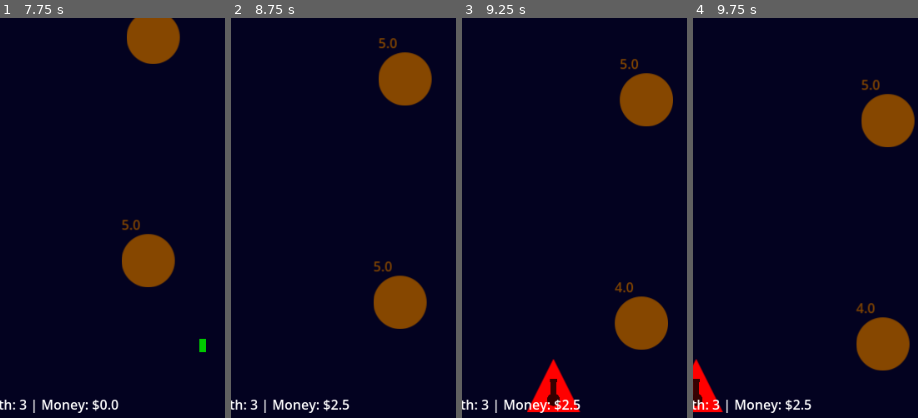
Above: before the commit, frames 1-4 (left to right).
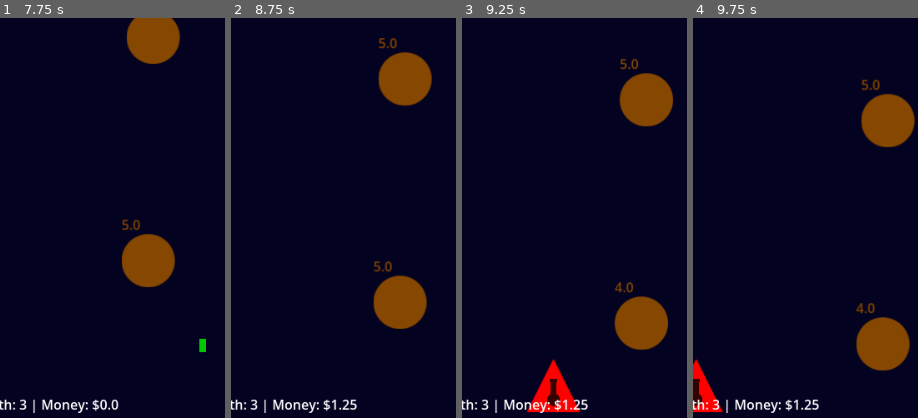
Above: after the commit, the same moments.

Repository: SirLaughy/Space-Shooter
Game: Godot game, scene res://Scenes/root.tscn
Same seed, same stepped clock (60 frames per second), same inputs: the game is played once before the commit and once after it.
Inputs:
- Up to frame 1 (7.75 s): hold D (move_right) 0.53-2.03 s; hold A (move_left) 2.03-4.28 s; hold D (move_right) from 4.28 s (still down)
- Up to frame 2 (8.75 s): release D (move_right) at 8.03 s; hold A (move_left) from 8.03 s (still down)
- Up to frame 3 (9.25 s): keep holding A (move_left)
- Up to frame 4 (9.75 s): release A (move_left) at 9.53 s; hold D (move_right) from 9.53 s (still down)
The pictures show only the part of the screen within x 8-58%, y 50-100%; the shares and areas given below are measured in that part.

Frame 1 is identical in both runs. In frame 2, 0.2% of the frame differs, in the area x 44-56%, y 95-98%; in frame 3, 0.2%; in frame 4, 0.2%.

Commit message:
implemented a dead condition to components that trigger on death so they only trigger once, removed free on exit component and replaced it with endzones at the top and bottom of play area to delete anything that touches it

Diff:
--- a/Scenes/Actors/basic_enemy.tscn
+++ b/Scenes/Actors/basic_enemy.tscn
@@ -3,7 +3,6 @@
 [ext_resource type="Script" uid="uid://b2e1y2vqaoycf" path="res://Scripts/Actors/Entity.gd" id="1_rw6qj"]
 [ext_resource type="Texture2D" uid="uid://cmron1gvp6nbe" path="res://Assets/Prototype Art/prototype art.svg" id="2_nx0hv"]
 [ext_resource type="Script" uid="uid://blo8u2akdfi12" path="res://Scripts/Components/Movement/movement.gd" id="2_r52uv"]
-[ext_resource type="Script" uid="uid://byjaa8gqlho7j" path="res://Scripts/Components/free_on_exit.gd" id="3_7iac5"]
 [ext_resource type="Script" uid="uid://bkchk644uk72" path="res://Scripts/Components/hurt_box.gd" id="4_cl7dj"]
 [ext_resource type="Script" uid="uid://cey6m51q4hufu" path="res://Scripts/health_label.gd" id="5_rt4wu"]
 [ext_resource type="Script" uid="uid://cusltpl1sylg6" path="res://Scripts/Components/Movement/side_to_side_movement_input.gd" id="5_ssjx5"]
@@ -93,11 +92,6 @@
 movement_time = 10.0
 metadata/_custom_type_script = "uid://dpadanjoouurt"
 
-[node name="FreeOnExit" type="VisibleOnScreenNotifier2D" parent="." unique_id=142007006 node_paths=PackedStringArray("actor")]
-script = ExtResource("3_7iac5")
-actor = NodePath("..")
-metadata/_custom_type_script = "uid://byjaa8gqlho7j"
-
 [node name="HurtBox" type="Area2D" parent="." unique_id=1446782888 node_paths=PackedStringArray("actor")]
 collision_layer = 8
 script = ExtResource("4_cl7dj")
--- a/Scenes/Actors/small_asteroid.tscn
+++ b/Scenes/Actors/small_asteroid.tscn
@@ -10,7 +10,6 @@
 [ext_resource type="Script" uid="uid://cusltpl1sylg6" path="res://Scripts/Components/Movement/side_to_side_movement_input.gd" id="7_xbm60"]
 [ext_resource type="Resource" uid="uid://c0qbxlnqj2ucw" path="res://Resources/small_asteroid_movement_stats.tres" id="8_1ehkt"]
 [ext_resource type="Script" uid="uid://ccax6q20ipl6i" path="res://Scripts/Components/Movement/simple_vertical_movement_input.gd" id="9_bt1xp"]
-[ext_resource type="Script" uid="uid://byjaa8gqlho7j" path="res://Scripts/Components/free_on_exit.gd" id="10_d38hx"]
 [ext_resource type="Script" uid="uid://dkwsviw2kibyj" path="res://Scripts/Components/drops_component.gd" id="12_h70rf"]
 
 [sub_resource type="AtlasTexture" id="AtlasTexture_fy3wv"]
@@ -81,13 +80,6 @@
 movement_stats = ExtResource("8_1ehkt")
 metadata/_custom_type_script = "uid://ccax6q20ipl6i"
 
-[node name="FreeOnExit" type="VisibleOnScreenNotifier2D" parent="." unique_id=1931858069 node_paths=PackedStringArray("actor")]
-position = Vector2(4.0000005, 5.9999995)
-rect = Rect2(-7.6555595, -9.687408, 7.4963217, 7.4963274)
-script = ExtResource("10_d38hx")
-actor = NodePath("..")
-metadata/_custom_type_script = "uid://byjaa8gqlho7j"
-
 [node name="DropsComponent" type="Node" parent="." unique_id=382596945 node_paths=PackedStringArray("health_component")]
 script = ExtResource("12_h70rf")
 health_component = NodePath("../Health")
--- a/Scenes/projectile.tscn
+++ b/Scenes/projectile.tscn
@@ -2,7 +2,6 @@
 
 [ext_resource type="Script" uid="uid://cqjmeqr8n2lgx" path="res://Scripts/Actors/projectile.gd" id="1_rsyq6"]
 [ext_resource type="Texture2D" uid="uid://cmron1gvp6nbe" path="res://Assets/Prototype Art/prototype art.svg" id="2_yr2qt"]
-[ext_resource type="Script" uid="uid://byjaa8gqlho7j" path="res://Scripts/Components/free_on_exit.gd" id="3_tl4hk"]
 [ext_resource type="Script" uid="uid://4c64x2s8e5tr" path="res://Scripts/Components/Movement/projectile_movement.gd" id="6_cgh1o"]
 [ext_resource type="Script" uid="uid://dxp1434xbslk7" path="res://Scripts/label.gd" id="6_cu5m1"]
 [ext_resource type="Script" uid="uid://bkchk644uk72" path="res://Scripts/Components/hurt_box.gd" id="7_cu5m1"]
@@ -32,11 +31,6 @@
 [node name="ProjectileSprite" type="Sprite2D" parent="." unique_id=2013167737]
 texture = SubResource("AtlasTexture_tl4hk")
 
-[node name="FreeOnExit" type="VisibleOnScreenNotifier2D" parent="." unique_id=13713890 node_paths=PackedStringArray("actor")]
-script = ExtResource("3_tl4hk")
-actor = NodePath("..")
-metadata/_custom_type_script = "uid://byjaa8gqlho7j"
-
 [node name="ProjectileMovement" type="Node" parent="." unique_id=646664162 node_paths=PackedStringArray("actor")]
 script = ExtResource("6_cgh1o")
 actor = NodePath("..")
--- a/Scenes/root.tscn
+++ b/Scenes/root.tscn
@@ -7,12 +7,19 @@
 [ext_resource type="Script" uid="uid://b4t7xkavecyus" path="res://Scripts/Managers/inventory_manager.gd" id="4_dun2r"]
 [ext_resource type="PackedScene" uid="uid://cou1jnf3l7lt6" path="res://Scenes/one_time_spawner.tscn" id="6_ckhy6"]
 [ext_resource type="PackedScene" uid="uid://smbk4472658i" path="res://Scenes/Actors/basic_spawner.tscn" id="7_dun2r"]
+[ext_resource type="Script" uid="uid://dagpve7rks57j" path="res://Scripts/end_zone.gd" id="8_r3lo5"]
 
 [sub_resource type="RectangleShape2D" id="RectangleShape2D_c3mwy"]
 size = Vector2(250, 1000)
 
 [sub_resource type="RectangleShape2D" id="RectangleShape2D_vnucn"]
-size = Vector2(22.75, 1262)
+size = Vector2(22.75, 1663)
+
+[sub_resource type="RectangleShape2D" id="RectangleShape2D_r3lo5"]
+size = Vector2(534, 93)
+
+[sub_resource type="RectangleShape2D" id="RectangleShape2D_qtxxq"]
+size = Vector2(534, 90)
 
 [node name="Root" type="Node2D" unique_id=1123869047]
 script = ExtResource("1_vnucn")
@@ -47,11 +54,11 @@
 collision_mask = 11
 
 [node name="CollisionShape2D_left" type="CollisionShape2D" parent="Walls" unique_id=849977564]
-position = Vector2(-9, 342)
+position = Vector2(-9, 542.5)
 shape = SubResource("RectangleShape2D_vnucn")
 
 [node name="CollisionShape2D_left2" type="CollisionShape2D" parent="Walls" unique_id=1341654970]
-position = Vector2(549, 344)
+position = Vector2(549, 542)
 shape = SubResource("RectangleShape2D_vnucn")
 
 [node name="HUD" type="CanvasLayer" parent="." unique_id=1945069087]
@@ -78,3 +85,18 @@
 
 [node name="OneTimeSpawner3" parent="OneTimeSpawners" unique_id=278916971 instance=ExtResource("6_ckhy6")]
 position = Vector2(88, 410)
+
+[node name="EndZone" type="Area2D" parent="." unique_id=1259921274]
+collision_layer = 32
+collision_mask = 14
+script = ExtResource("8_r3lo5")
+
+[node name="CollisionShape2D" type="CollisionShape2D" parent="EndZone" unique_id=522735045]
+position = Vector2(270, -242.5)
+shape = SubResource("RectangleShape2D_r3lo5")
+
+[node name="CollisionShape2D2" type="CollisionShape2D" parent="EndZone" unique_id=78325050]
+position = Vector2(270, 1278)
+shape = SubResource("RectangleShape2D_qtxxq")
+
+[connection signal="body_entered" from="EndZone" to="EndZone" method="_on_body_entered"]
--- a/Scripts/Actors/asteroid.tscn
+++ b/Scripts/Actors/asteroid.tscn
@@ -10,7 +10,6 @@
 [ext_resource type="Script" uid="uid://cusltpl1sylg6" path="res://Scripts/Components/Movement/side_to_side_movement_input.gd" id="7_4nd4g"]
 [ext_resource type="Resource" uid="uid://tnr8eif5goo2" path="res://Scripts/Actors/asteroid_movement.tres" id="8_84ot0"]
 [ext_resource type="Script" uid="uid://ccax6q20ipl6i" path="res://Scripts/Components/Movement/simple_vertical_movement_input.gd" id="9_rb6qm"]
-[ext_resource type="Script" uid="uid://byjaa8gqlho7j" path="res://Scripts/Components/free_on_exit.gd" id="10_jjnvw"]
 [ext_resource type="Script" uid="uid://y2o6yvmysxmt" path="res://Scripts/Components/Spawning/spawner_component.gd" id="11_84ot0"]
 [ext_resource type="Script" uid="uid://ynnyrgt5ydwx" path="res://Scripts/Resources/packed_scene_array.gd" id="12_rb6qm"]
 [ext_resource type="PackedScene" uid="uid://pfy3lsxmseep" path="res://Scenes/Actors/small_asteroid.tscn" id="13_a60hx"]
@@ -99,11 +98,6 @@
 movement_stats = ExtResource("8_84ot0")
 metadata/_custom_type_script = "uid://ccax6q20ipl6i"
 
-[node name="FreeOnExit" type="VisibleOnScreenNotifier2D" parent="." unique_id=164079389 node_paths=PackedStringArray("actor")]
-script = ExtResource("10_jjnvw")
-actor = NodePath("..")
-metadata/_custom_type_script = "uid://byjaa8gqlho7j"
-
 [node name="SpawnerComponent" type="Node" parent="." unique_id=1013394384 node_paths=PackedStringArray("actor", "spawning_points")]
 script = ExtResource("11_84ot0")
 actor = NodePath("..")
--- a/Scripts/Components/Spawning/death_throws_trigger_component.gd
+++ b/Scripts/Components/Spawning/death_throws_trigger_component.gd
@@ -5,9 +5,9 @@
 @export var spawner_component: SpawnerComponent
 @export var health_component: Health
 
-var spawned = false
+var dead: bool = false
 
 func _process(delta: float) -> void:
-	if health_component.health <= 0 && !spawned:
+	if health_component.health <= 0 && !dead:
 		spawner_component.spawn()
-		spawned = true
+		dead = true
--- a/Scripts/Components/drops_component.gd
+++ b/Scripts/Components/drops_component.gd
@@ -5,6 +5,9 @@
 @export var money: float = 0.0
 @export var items: Array
 
+var died: bool = false
+
 func _process(delta: float) -> void:
-	if health_component.health <= 0:
+	if health_component.health <= 0 and !died:
 		GlobalSignalBus.drops_dropped.emit(money, items)
+		died = true
--- /dev/null
+++ b/Scripts/end_zone.gd
@@ -0,0 +1,4 @@
+extends Area2D
+
+func _on_body_entered(body: Node2D) -> void:
+	body.queue_free()
--- a/project.godot
+++ b/project.godot
@@ -63,6 +63,7 @@
 2d_physics/layer_3="Laser"
 2d_physics/layer_4="Destructables"
 2d_physics/layer_5="Walls"
+2d_physics/layer_6="EndZone"
 
 [rendering]
 
Not shown, added: Scripts/end_zone.gd.uid
